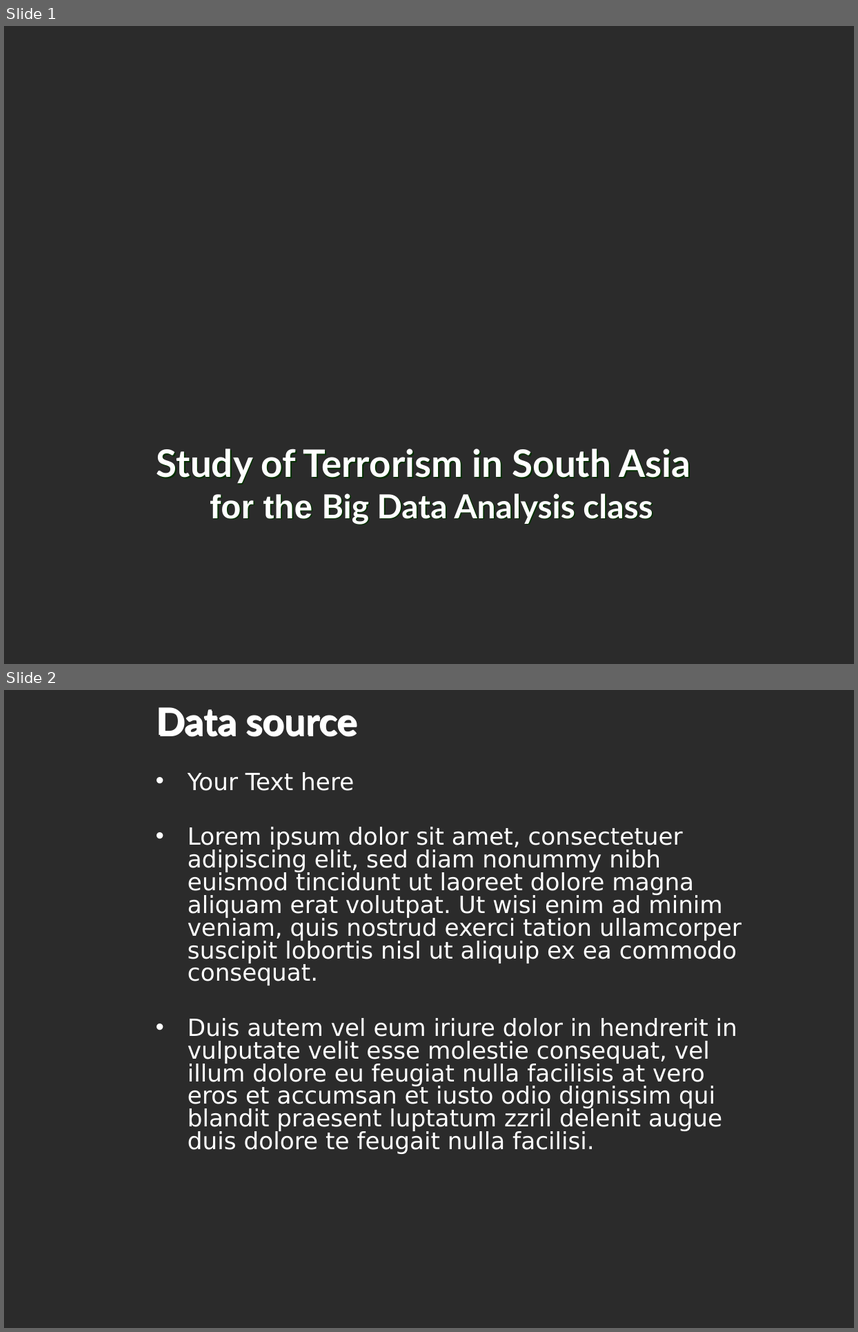
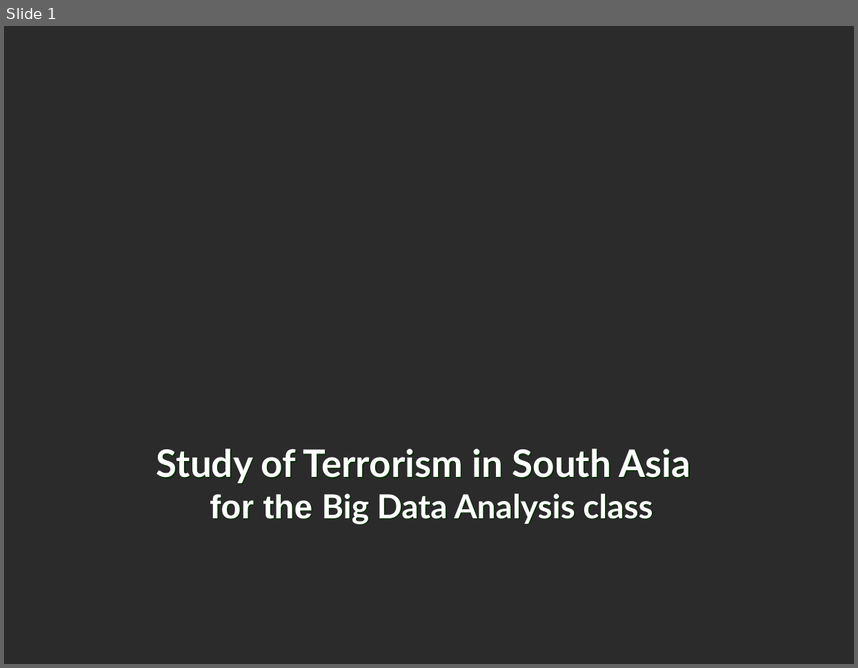
Before and after one commit to ImAFK/NTUST-Big-Terrorism, a slide deck: BigDataSlides.pptx. Shown one above the other, each under a label of ours: slides 1 and 2 before the commit, slide 1 after it. The pictures are 858x1332 and 858x668 pixels, drawn with LibreOffice and Linux fonts; fonts in the diff are those of the drawing; background and template pictures are left out; a plain dark background stands for a picture behind light text. Boxes give left, top, right and bottom in pixels: in the first picture for what was removed or moved away, otherwise in the second. Text is boxed around its words. In the diff, an @@ line names an element or a change of style, - is before the commit and + after.

```diff
--- a/BigDataSlides.pptx
+++ b/BigDataSlides.pptx
@@ slide 2 removed at (x1=4, y1=690, x2=854, y2=1328), background picture (left out) @@
@@ title removed at (x1=156, y1=707, x2=357, y2=737) @@
-Data source
@@ text removed at (x1=188, y1=772, x2=742, y2=1154) @@
-• Your Text here
-• Lorem ipsum dolor sit amet, consectetuer adipiscing elit, sed diam nonummy nibh euismod tincidunt ut laoreet dolore magna aliquam erat volutpat. Ut wisi enim ad minim veniam, quis nostrud exerci tation ullamcorper suscipit lobortis nisl ut aliquip ex ea commodo consequat.
-• Duis autem vel eum iriure dolor in hendrerit in vulputate velit esse molestie consequat, vel illum dolore eu feugiat nulla facilisis at vero eros et accumsan et iusto odio dignissim qui blandit praesent luptatum zzril delenit augue duis dolore te feugait nulla facilisi.
```
Also in this commit, not shown: 2 slides added, 3 other slides removed.
